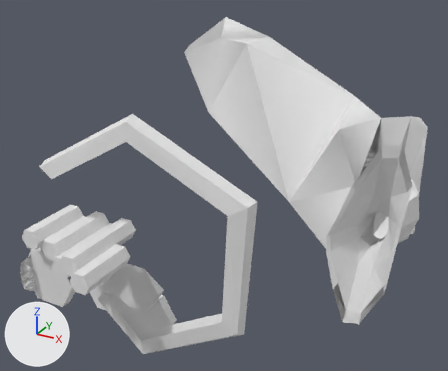
One commit to the OBJ model assets/models/level/ice/model.obj: the scene before it, then after it.
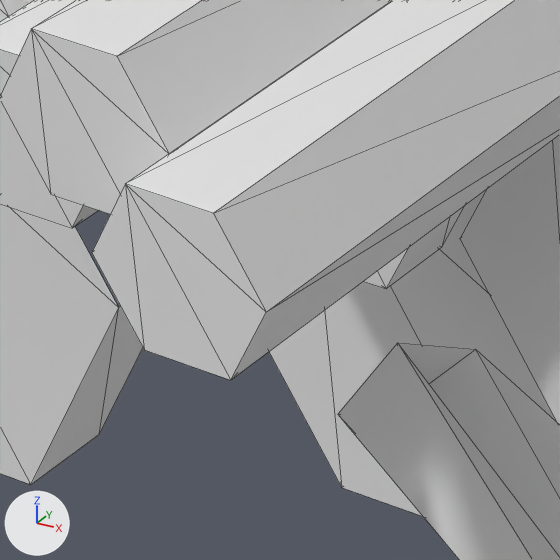
Each version appears first whole from a 50 mm lens placed at (-53.8, -215.0, 58.0), pointed at (-114.6, -104.4, 2.7), and next in a close-up on the part from 13% to 27% of the width and 68% to 85% of the height. The lights are fixed; the arrows at lower left show +X, +Y and +Z. The older version's two pictures come first. The close-ups show mesh edges as thin lines. Where no turn or scale is listed for an object, it has been applied to the vertices.

The scene before the commit, as lines of its bpy script (objects in view):
```python
me_icemesh = bpy.data.meshes.new('iceMesh')
me_icemesh.from_pydata(...)  # 466 vertices, 646 faces; spans x -147.0..-73.4, y -146.3..-62.5, z -36.9..32.6
me_icemesh.materials.append(mat_icemat)  # white #e7e7e7
ob_icemesh = bpy.data.objects.new('iceMesh', me_icemesh)
ob_icemesh.location = (0.0, 0.0, 0.0)
```
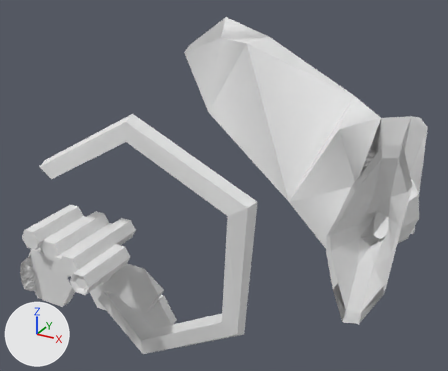
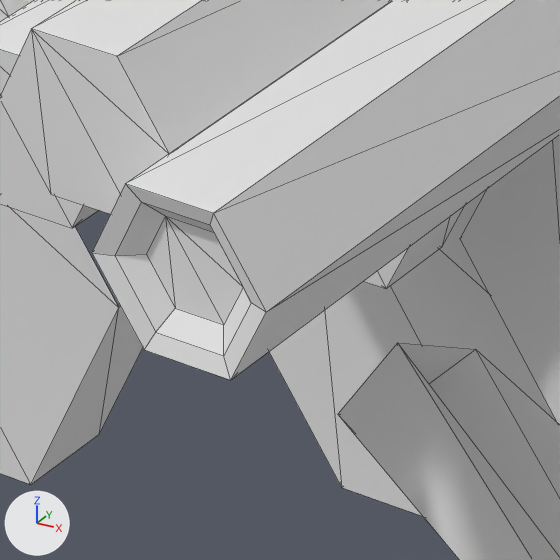
Commit message: added bowl to end

Pixel boxes [x1, y1, x2, y2] of what changed, in the close-ups (560 x 560 px):
part 1 of me_icemesh, cut back
    both: [92, 184, 266, 380]

The change, as a list of edits to the scene's bpy script:
```text
Change me_icemesh:
    used by ob_icemesh; location = (0.0, 0.0, 0.0)
    remove me_icemesh.from_pydata(...)  # 466 vertices, 646 faces; spans x -147.0..-73.4, y -146.3..-62.5, z -36.9..32.6
    add me_icemesh.from_pydata(...)  # 478 vertices, 658 faces; spans x -147.0..-73.4, y -146.3..-62.5, z -36.9..32.6
    me_icemesh part 1
    4 faces are deleted
    12 vertices are added at x -122.1..-118.6, y -146.2..-145.8, z -2.8..0.2
    16 new faces join them
```
